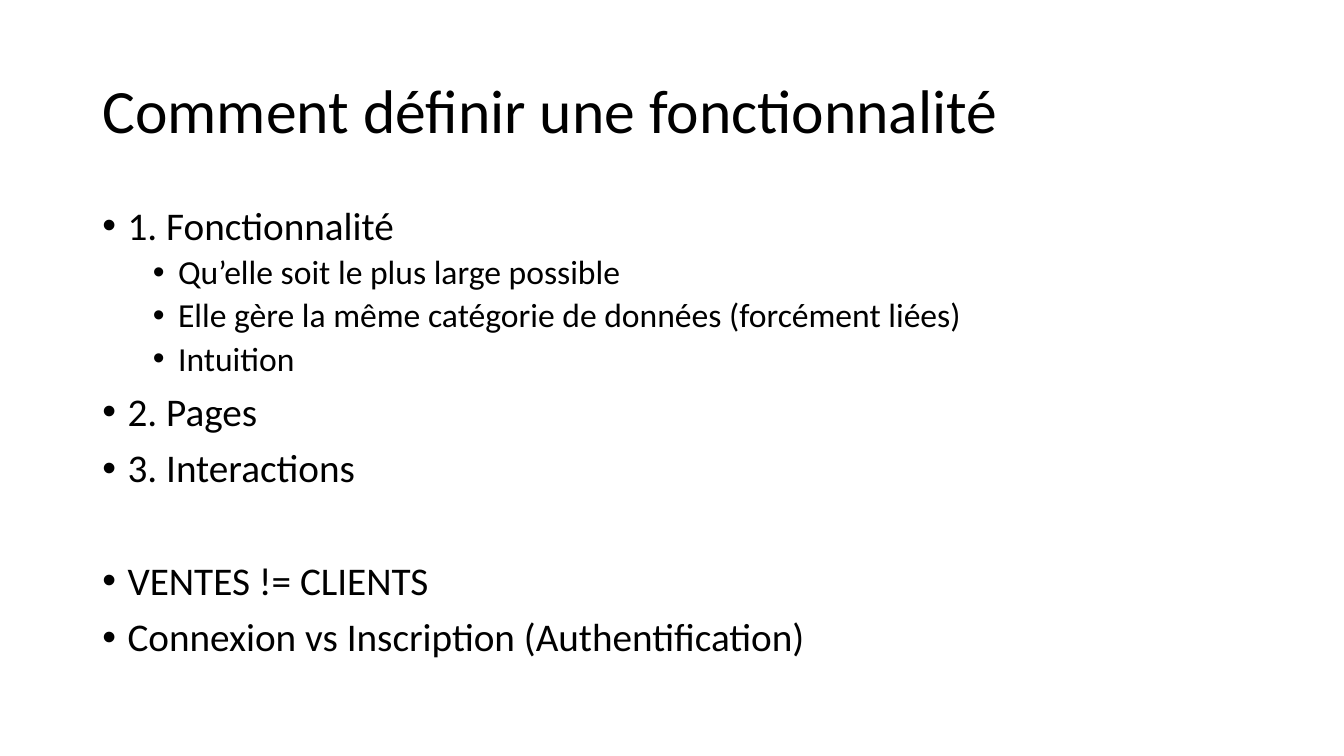
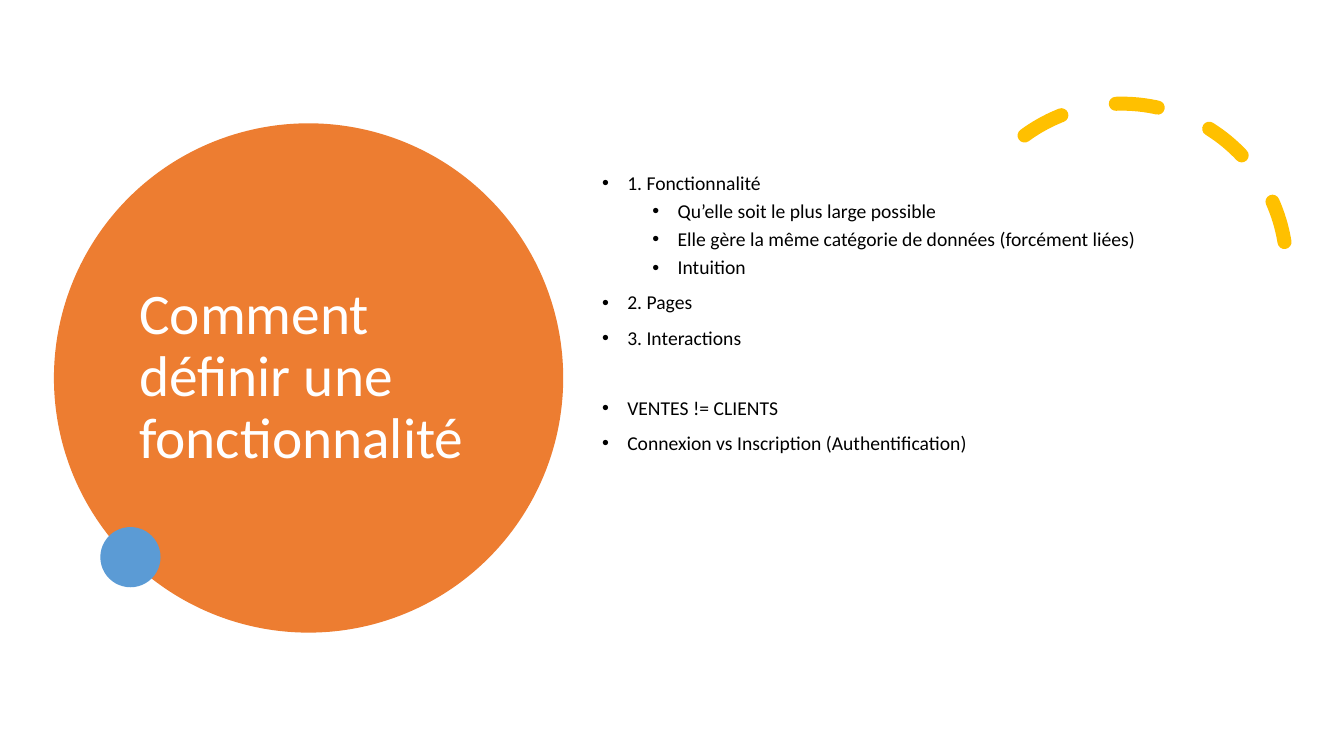
Before and after one commit to JongCHONG/EfreiM1DevManager, a slide deck: slide 6 of TESTS FONCTIONNELS, E2E, DE NON REGRESSION ET DE PERFORMANCE/Test Fonctionnels E2E.pptx. Drawn at 1344x756 pixels with LibreOffice and Linux fonts; fonts in the diff are those of the drawing. Boxes give left, top, right and bottom in pixels: in the first picture for what was removed or moved away, otherwise in the second. Text is boxed around its words. In the diff, an @@ line names an element or a change of style, - is before the commit and + after.

```diff
--- a/TESTS FONCTIONNELS, E2E, DE NON REGRESSION ET DE PERFORMANCE/Test Fonctionnels E2E.pptx
+++ b/TESTS FONCTIONNELS, E2E, DE NON REGRESSION ET DE PERFORMANCE/Test Fonctionnels E2E.pptx
@@ arc (boxed as its full ellipse) added at (x1=898, y1=44, x2=1344, y2=494), outline #FFC000 10 pt dashed @@
@@ ellipse added at (x1=53, y1=123, x2=563, y2=632), fill #ED7D31 @@
@@ title "Comment définir une fonctionnalité" moved from (x1=102, y1=90, x2=997, y2=134) to (x1=139, y1=296, x2=463, y2=459) @@
@@ title "Comment définir une fonctionnalité" at (x1=139, y1=296, x2=463, y2=459): size 44 to 41 pt, text colour #000000 to #FFFFFF @@
@@ text "1. Fonctionnalité" moved from (x1=128, y1=212, x2=960, y2=658) to (x1=627, y1=176, x2=1135, y2=453) @@
@@ text "1. Fonctionnalité" at (x1=627, y1=176, x2=1135, y2=453): size 28 to 14 pt in "1. Fonctionnalité", "2. Pages", "3. Interactions", "VENTES != CLIENTS" and 1 more places; size 24 to 14 pt in "Qu’elle soit le plus large possible", "Elle gère la même catégorie de données ...", "Intuition" @@
@@ ellipse added at (x1=101, y1=527, x2=161, y2=588), fill #5B9BD5 @@
```
Also in this commit, not shown: 2 other slides changed, 11 slides added, 24 other files.
